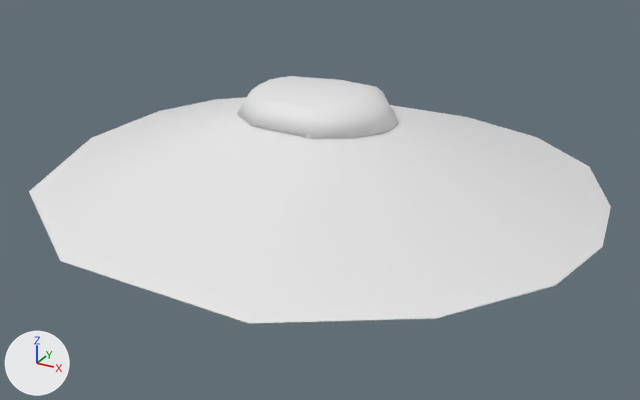
What one commit did to the Blender file Assets/Models/kopec.blend.
The view is the same before and after, from a 50 mm lens placed at (271.0, -412.0, 163.0), pointed at (49.0, -8.0, -39.0). Lighting does not change. The marker at lower left points along +X, +Y and +Z.
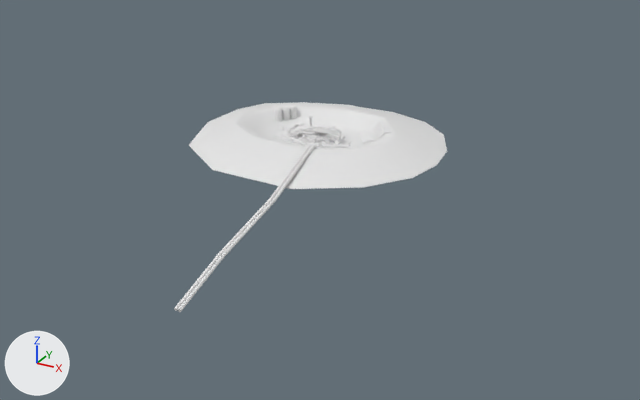
Pixel boxes (x1, y1, x2, y2) of what changed, in the pictures (640 x 400 px):
'Plane.000', reshaped (56% narrower, 61% shorter)
    before: (29, 97, 611, 324)
    after: (189, 102, 447, 189)
'Plane.022', hidden
    before: (237, 76, 399, 139)
'Cube.001', added
    after: (374, 121, 392, 138)

Edits to the bpy script that builds the scene:
```text
Change me_plane_002:
    used by ob_plane_000; location = (43.2, 1.1, -6.4); scale = (28.6, 28.6, 22.2)
    remove me_plane_002.from_pydata(...)  # 180 vertices, 172 faces; spans x -5.82..5.65, y -5.11..5.43, z -1.28..0.64
    add me_plane_002.from_pydata(...)  # 180 vertices, 172 faces; spans x -2.66..2.49, y -2.21..2.53, z -0.15..0.37
    me_plane_002 part 1: 80 of 180 vertices moved; they spanned x -5.82..5.65, y -5.11..5.43, z -1.28..0.64 and now span x -2.66..2.49, y -2.21..2.53, z -0.15..0.37; mean shift (-0.06, -0.19, 0.26); largest move (5.29, -1.83, -1.23) -> (2.33, -0.73, -0.13)
Add me_cube_001:
    me_cube_001.from_pydata(...)  # 32 vertices, 30 faces; spans x -1.0..1.0, y -3.66..5.48, z -4.41..1.55
Change ob_plane_022:
    ob_plane_022.location: (39.0, 5.4, -23.0) -> (38.7, 4.7, -29.2)
    ob_plane_022.scale: (29.1, 29.1, 22.6) -> (28.4, 28.4, 22.0)
    add ob_plane_022.hide_set(True)
Add ob_cube_001:
    ob_cube_001 = bpy.data.objects.new('Cube.001', me_cube_001)
    ob_cube_001.location = (73.0, 19.2, -1.1)
    ob_cube_001.rotation_euler = (0.0, 0.0, -0.994)  # degrees (0, 0, -57)
    ob_cube_001.scale = (9.71, 1.0, 1.0)
```
